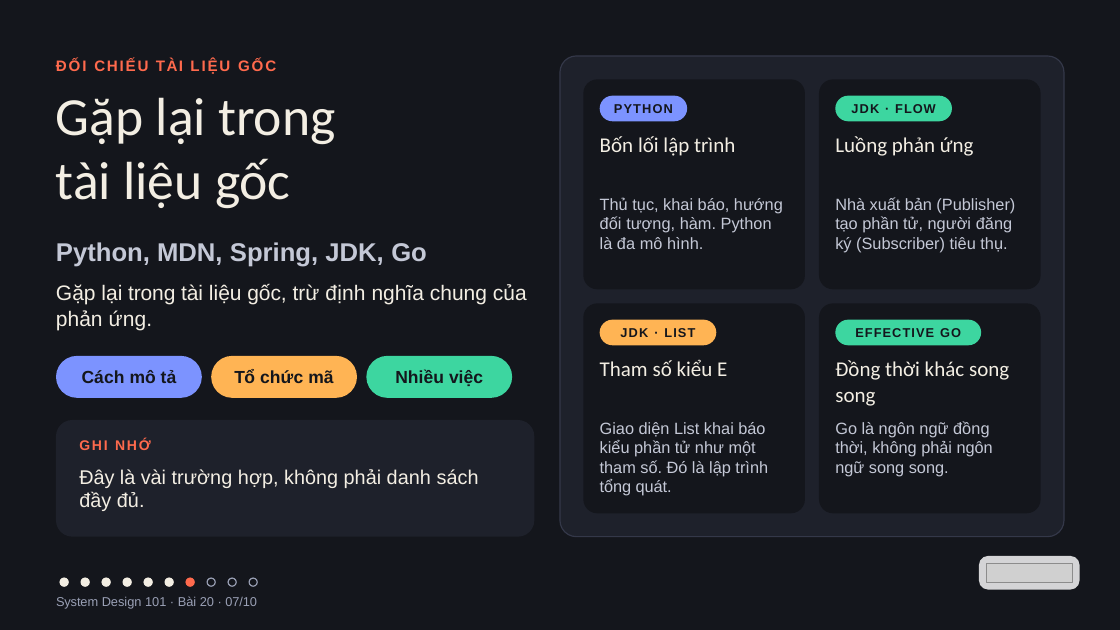
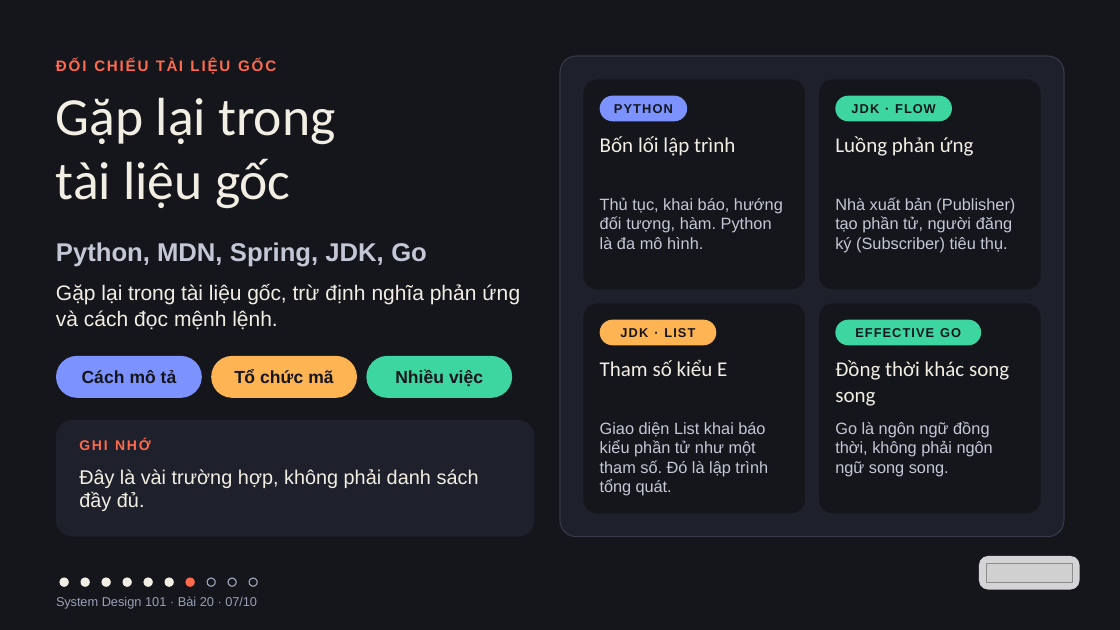
Before and after one commit to vohoailinh90/tool-marketing-studio, a slide deck: slide 7 of system-design-101/vi/lessons/sd-10-020/slides/sd-10-020.pptx. Drawn at 1120x630 pixels with LibreOffice and Linux fonts; fonts in the diff are those of the drawing; grey boxes stand for pictures. Boxes give left, top, right and bottom in pixels: in the first picture for what was removed or moved away, otherwise in the second. Text is boxed around its words. In the diff, an @@ line names an element or a change of style, - is before the commit and + after.

```diff
--- a/system-design-101/vi/lessons/sd-10-020/slides/sd-10-020.pptx
+++ b/system-design-101/vi/lessons/sd-10-020/slides/sd-10-020.pptx
@@ text at box(56, 284, 520, 330): text changed @@
-Gặp lại trong tài liệu gốc, trừ định nghĩa chung của phản ứng.
+Gặp lại trong tài liệu gốc, trừ định nghĩa phản ứng và cách đọc mệnh lệnh.
```
Also in this commit, not shown: 4 other files.
